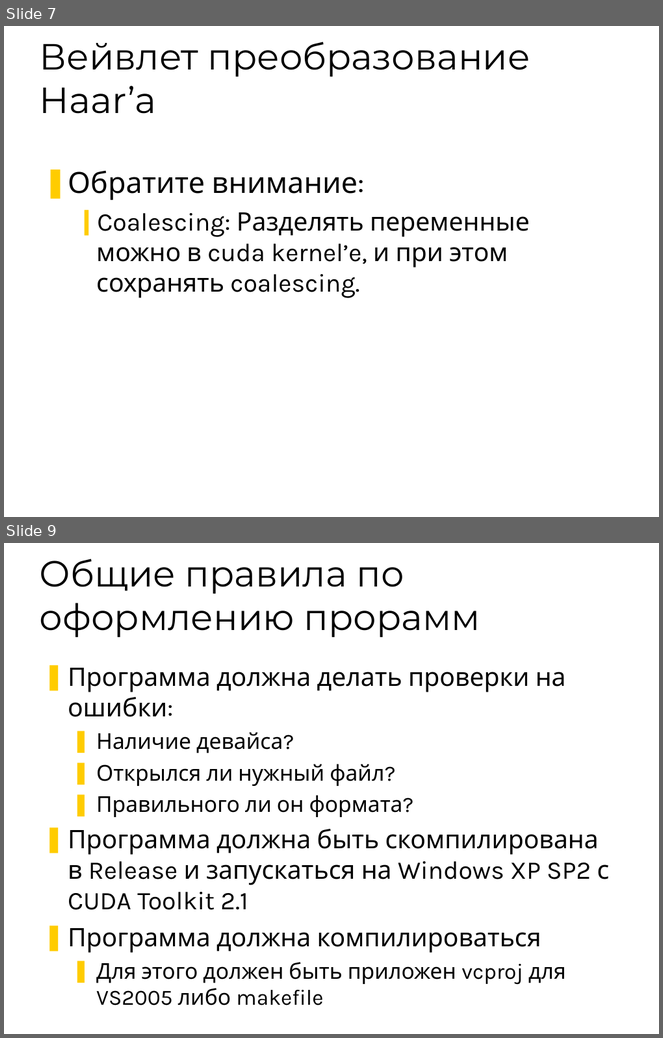
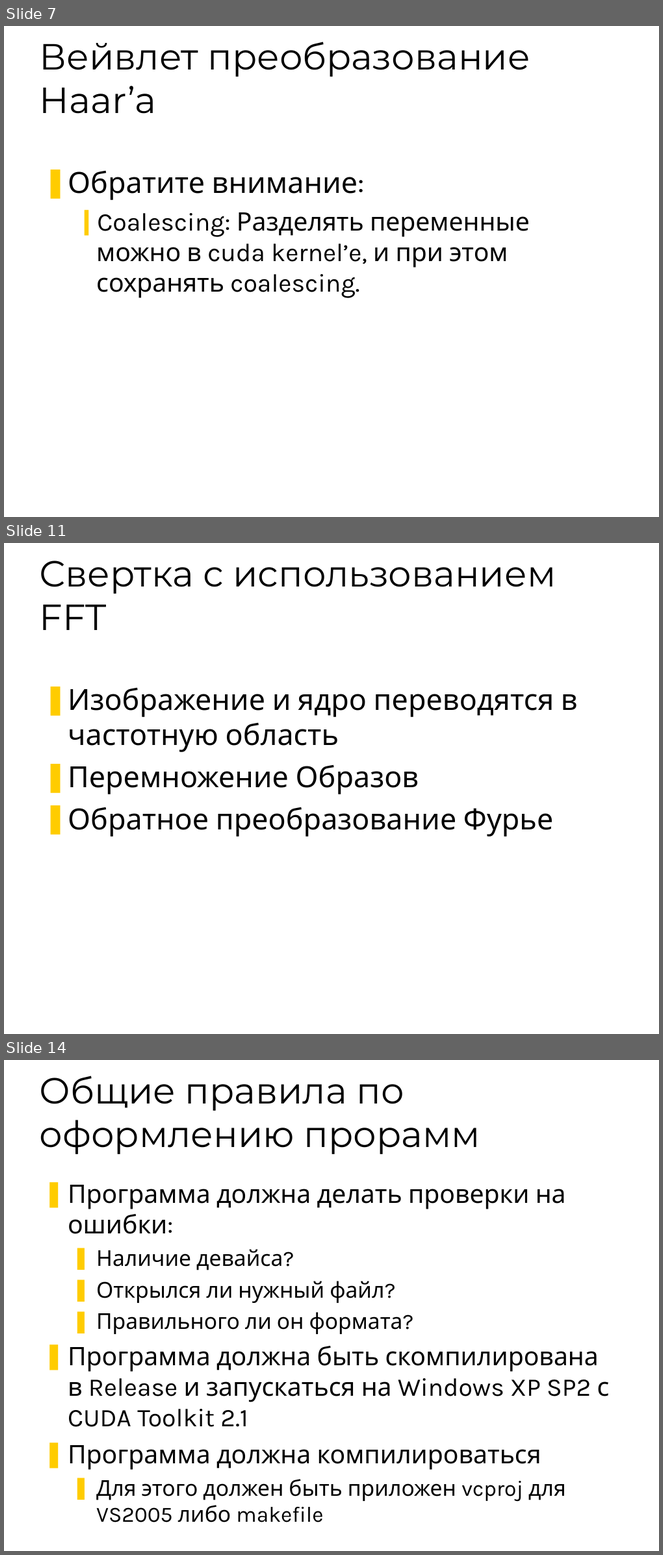
Before and after one commit to 7633/msu-cuda-course, a slide deck: Assignments/2/Assignment - 2.ppt. Shown one above the other, each under a label of ours: slides 7 and 9 before the commit, slides 7, 11 and 14 after it; the slides between them are not shown. The pictures are 663x1038 and 663x1555 pixels, drawn with LibreOffice and Linux fonts; fonts in the diff are those of the drawing; background and template pictures are left out. Boxes give left, top, right and bottom in pixels: in the first picture for what was removed or moved away, otherwise in the second. Text is boxed around its words. In the diff, an @@ line names an element or a change of style, - is before the commit and + after.

```diff
--- a/Assignments/2/Assignment - 2.ppt
+++ b/Assignments/2/Assignment - 2.ppt
@@ slide 11 added at [4,543,659,1034], background #FFFFFF @@
@@ title added at [40,561,556,630], 40 pt, text #000000 @@
+Свертка с использованием FFT
@@ text added at [68,687,578,837], 32 pt, text #000000 @@
+❚ Изображение и ядро переводятся в частотную область
+❚ Перемножение Образов
+❚ Обратное преобразование Фурье
@@ what was slide 9 is now slide 14 @@
```
Also in this commit, not shown: 1 slide changed, 4 other slides added.
